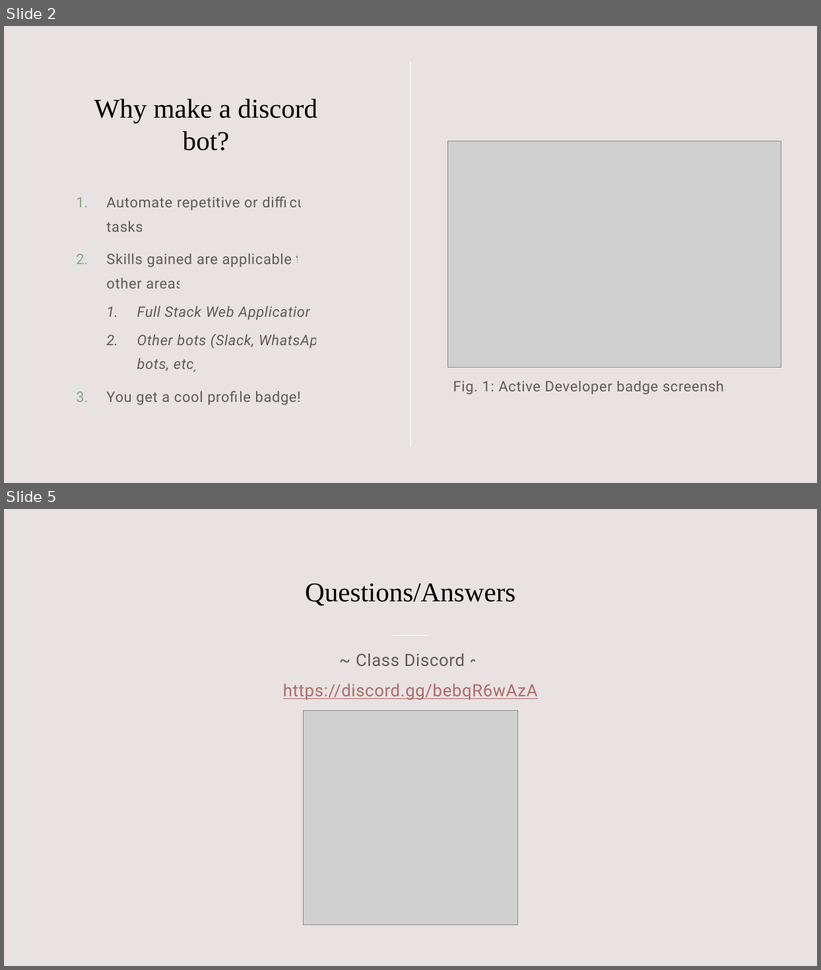
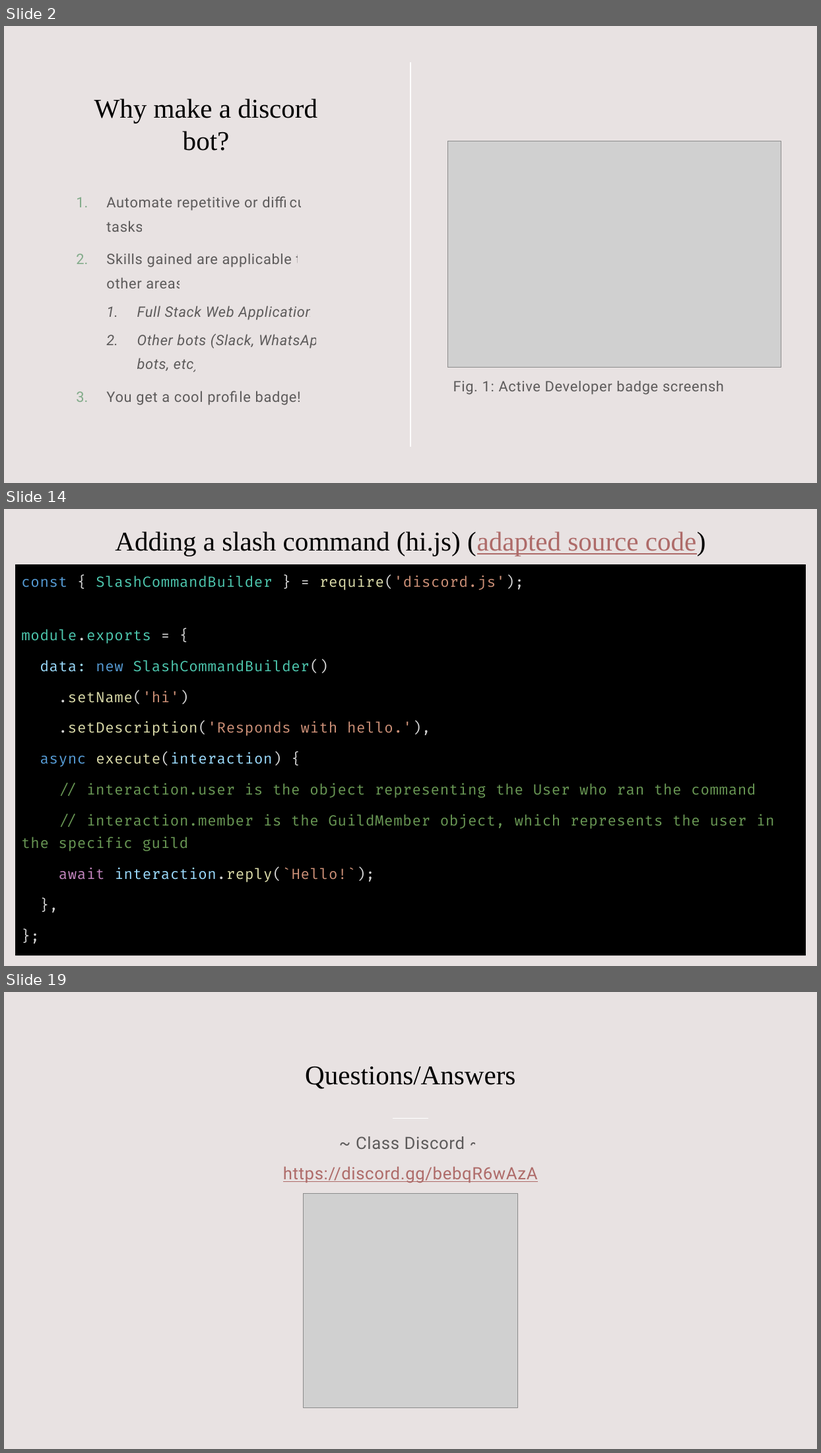
Before and after one commit to williamsantosa/cse185s-presentation, a slide deck: presentation.pptx. Shown one above the other, each under a label of ours: slides 2 and 5 before the commit, slides 2, 14 and 19 after it; the slides between them are not shown. The pictures are 821x970 and 821x1453 pixels, drawn with LibreOffice and Linux fonts; fonts in the diff are those of the drawing; grey boxes stand for pictures. Boxes give left, top, right and bottom in pixels: in the first picture for what was removed or moved away, otherwise in the second. Text is boxed around its words. In the diff, an @@ line names an element or a change of style, - is before the commit and + after.

```diff
--- a/presentation.pptx
+++ b/presentation.pptx
@@ slide 14 added at [4,509,817,966], background #E8E2E2 @@
@@ title added at [115,531,706,556], 32 pt, text #000000 @@
+Adding a slash command (hi.js) (adapted source code)
@@ text added at [16,564,806,956], fill #000000, 17 pt, text #6A9955 @@
+const { SlashCommandBuilder } = require('discord.js');
+module.exports = {
+data: new SlashCommandBuilder()
+.setName('hi')
+.setDescription('Responds with hello.'),
+async execute(interaction) {
+// interaction.user is the object representing the User who ran the command
+// interaction.member is the GuildMember object, which represents the user in the specific guild
+await interaction.reply(`Hello!`);
+},
+};
@@ what was slide 5 is now slide 19 @@
```
Also in this commit, not shown: 3 slides changed, 13 other slides added, 4 other files.
